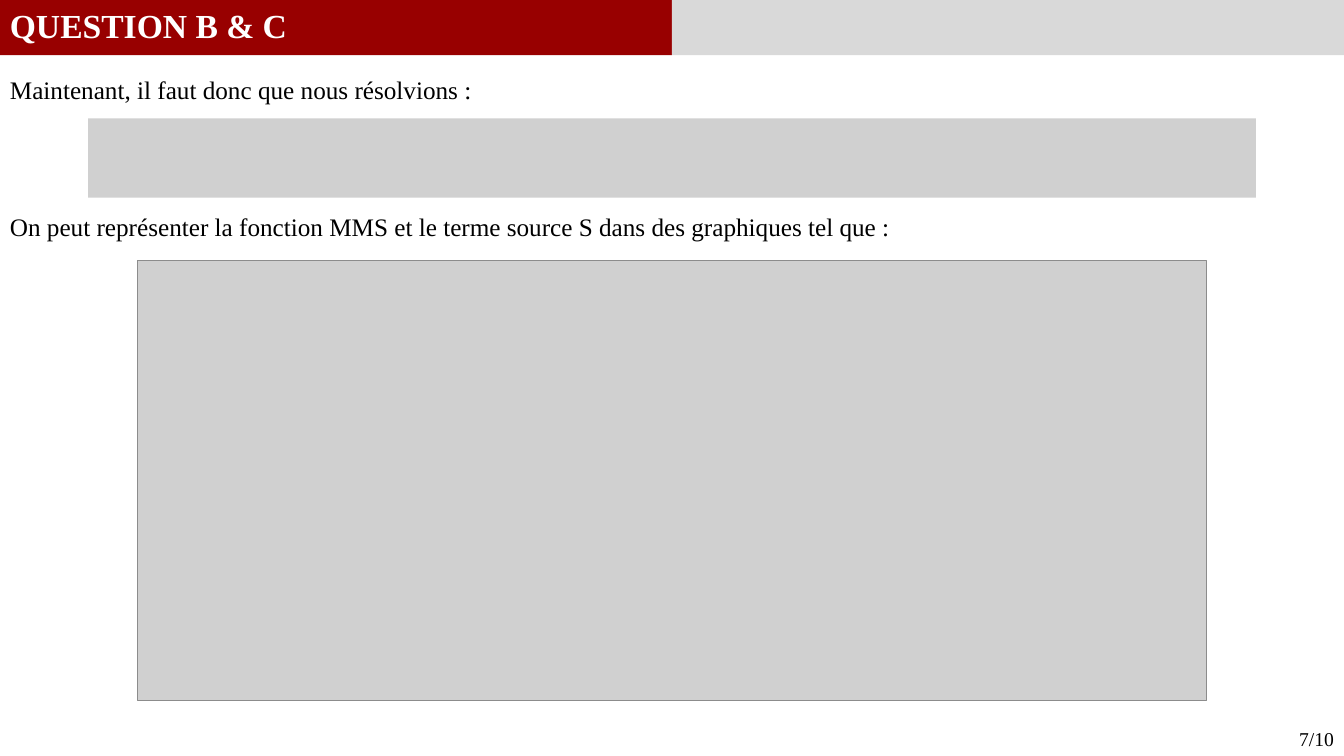
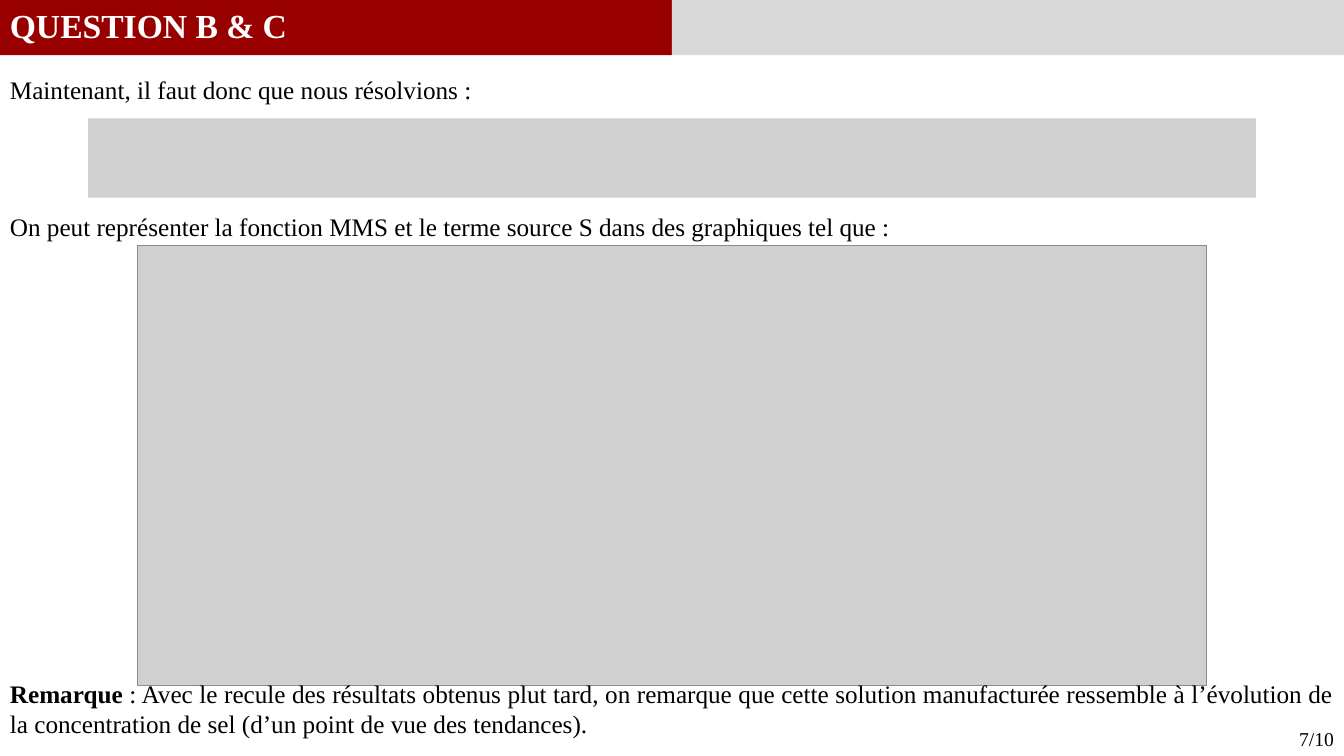
Before and after one commit to GauthierBRUNEL/MEC8211_devoir_2, a slide deck: slide 8 of doc/Rapport_Devoir2.pptx. Drawn at 1344x756 pixels with LibreOffice and Linux fonts; fonts in the diff are those of the drawing; grey boxes stand for pictures. Boxes give left, top, right and bottom in pixels: in the first picture for what was removed or moved away, otherwise in the second. Text is boxed around its words. In the diff, an @@ line names an element or a change of style, - is before the commit and + after.

```diff
--- a/doc/Rapport_Devoir2.pptx
+++ b/doc/Rapport_Devoir2.pptx
@@ picture: place and size @@
-picture at [138,261,1207,702]
+picture at [138,245,1207,686]
@@ text added at [10,683,1332,739], 18 pt, text #000000 @@
+Remarque : Avec le recule des résultats obtenus plut tard, on remarque que cette solution manufacturée ressemble à l’évolution de la concentration de sel (d’un point de vue des tendances).
```
Also in this commit, not shown: 4 other slides changed.
